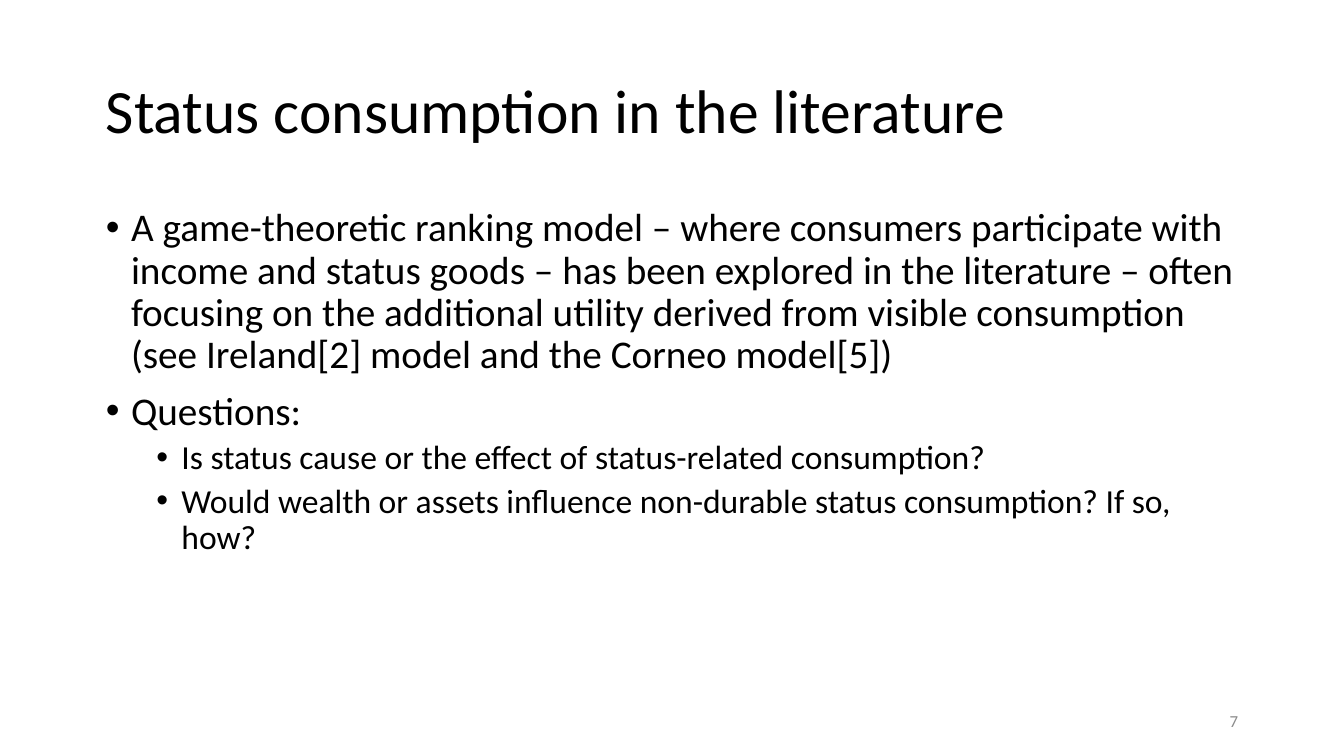
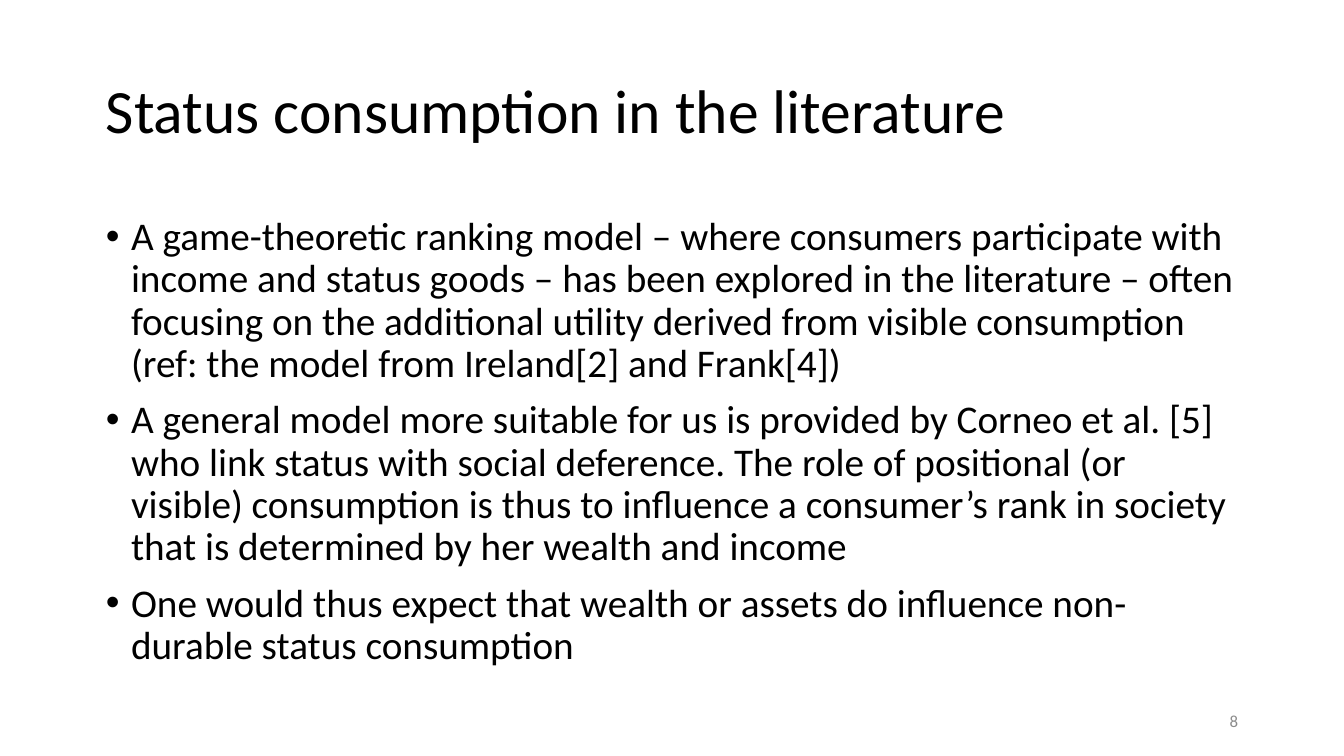
Before and after one commit to anuragr81/research, a slide deck: slide 8 of consumption/presentationJun2020.pptx (slide 7 before the commit). Drawn at 1344x756 pixels with LibreOffice and Linux fonts; fonts in the diff are those of the drawing; background and template pictures are left out. Boxes give left, top, right and bottom in pixels: in the first picture for what was removed or moved away, otherwise in the second. Text is boxed around its words. In the diff, an @@ line names an element or a change of style, - is before the commit and + after.

```diff
--- a/consumption/presentationJun2020.pptx
+++ b/consumption/presentationJun2020.pptx
@@ text at <box>131,222,1232,666</box>: text changed @@
-• A game-theoretic ranking model – where consumers participate with income and status goods – has been explored in the literature – often focusing on the additional utility derived from visible consumption (see Ireland[2] model and the Corneo model[5])
-• Questions:
-  • Is status cause or the effect of status-related consumption?
-  • Would wealth or assets influence non-durable status consumption? If so, how?
+• A game-theoretic ranking model – where consumers participate with income and status goods – has been explored in the literature – often focusing on the additional utility derived from visible consumption (ref: the model from Ireland[2] and Frank[4])
+• A general model more suitable for us is provided by Corneo et al. [5] who link status with social deference. The role of positional (or visible) consumption is thus to influence a consumer’s rank in society that is determined by her wealth and income
+• One would thus expect that wealth or assets do influence non-durable status consumption
@@ page number at <box>1230,715,1239,727</box>: text changed @@
-7
+8
```
Also in this commit, not shown: 6 other slides changed, 8 slides added, 9 slides removed, 1 other file.
